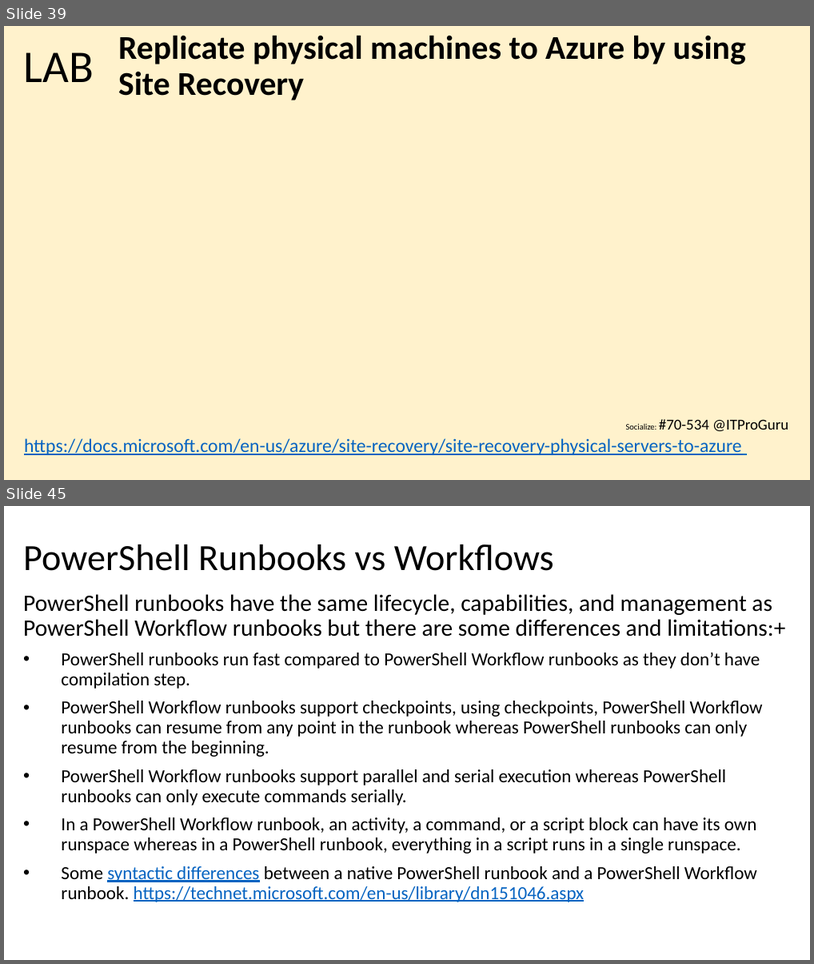
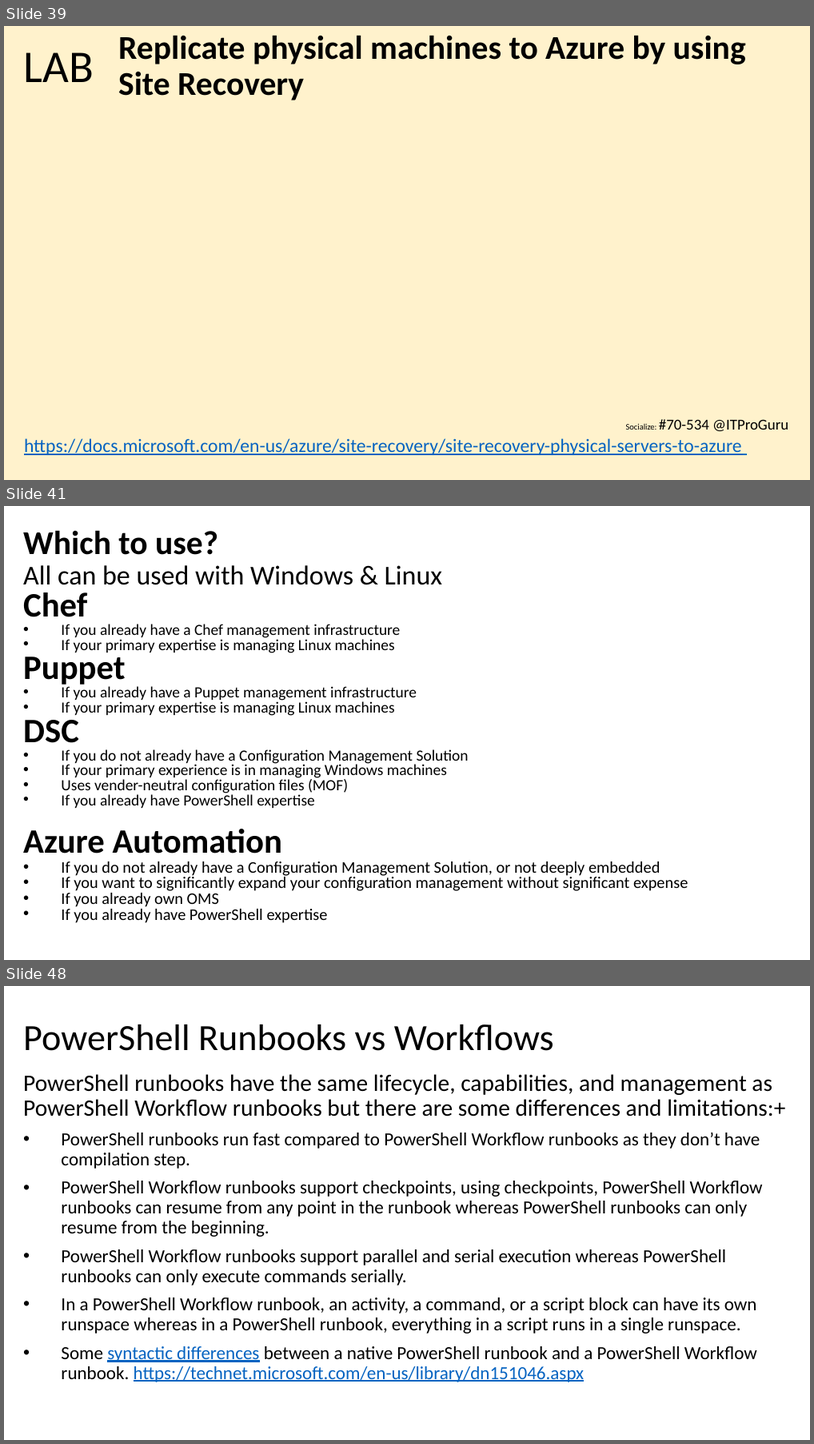
Before and after one commit to dstolts/70-534, a slide deck: Presentations/70-534 6-Monitoring-Dan (.2.3.5).pptx. Shown one above the other, each under a label of ours: slides 39 and 45 before the commit, slides 39, 41 and 48 after it; the slides between them are not shown. The pictures are 814x964 and 814x1444 pixels, drawn with LibreOffice and Linux fonts; fonts in the diff are those of the drawing. Boxes give left, top, right and bottom in pixels: in the first picture for what was removed or moved away, otherwise in the second. Text is boxed around its words. In the diff, an @@ line names an element or a change of style, - is before the commit and + after.

```diff
--- a/Presentations/70-534 6-Monitoring-Dan (.2.3.5).pptx
+++ b/Presentations/70-534 6-Monitoring-Dan (.2.3.5).pptx
@@ slide 41 added at [4, 506, 810, 960], background #FFFFFF @@
@@ title added at [23, 530, 443, 585], 32.4 pt, text #000000 @@
+Which to use?
+All can be used with Windows & Linux
@@ text added at [23, 592, 688, 923], 18.5 pt, text #000000 @@
+Chef
+• If you already have a Chef management infrastructure
+• If your primary expertise is managing Linux machines
+Puppet
+• If you already have a Puppet management infrastructure
+• If your primary expertise is managing Linux machines
+DSC
+• If you do not already have a Configuration Management Solution
+• If your primary experience is in managing Windows machines
+• Uses vender-neutral configuration files (MOF)
+• If you already have PowerShell expertise
+Azure Automation
+• If you do not already have a Configuration Management Solution, or not deeply embedded
+• If you want to significantly expand your configuration management without significant expense
+• If you already own OMS
+• If you already have PowerShell expertise
@@ what was slide 45 is now slide 48 @@
```
Also in this commit, not shown: 4 slides changed, 2 other slides added, 6 other files.
